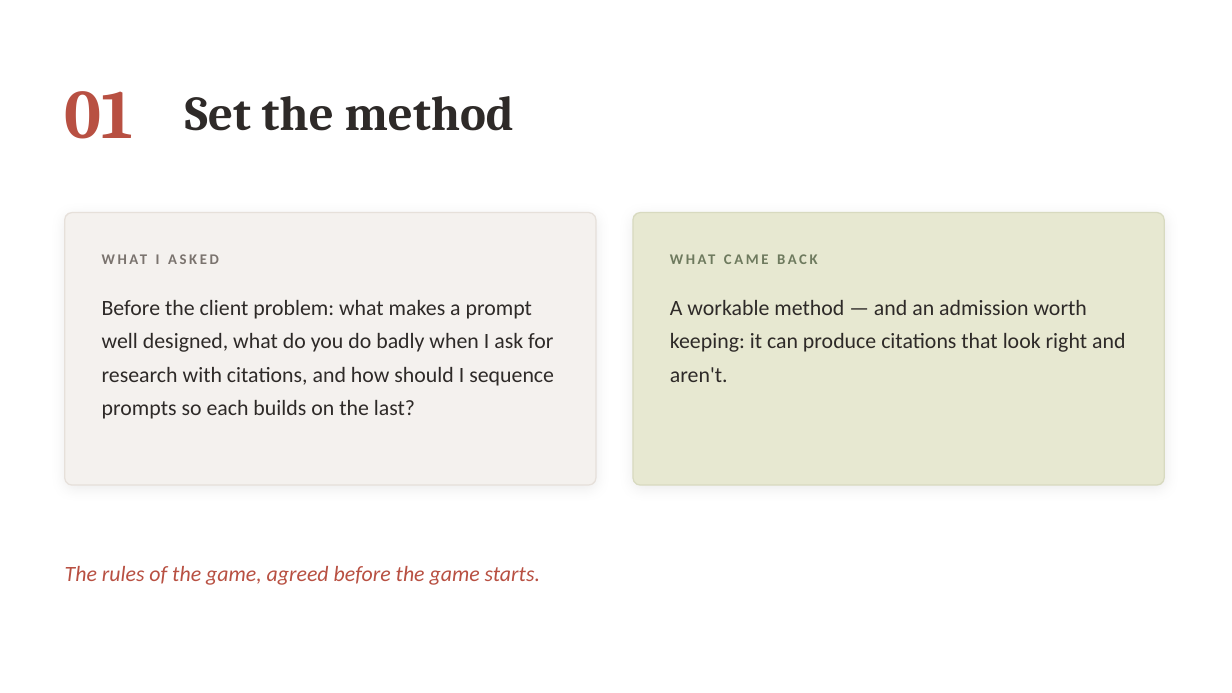
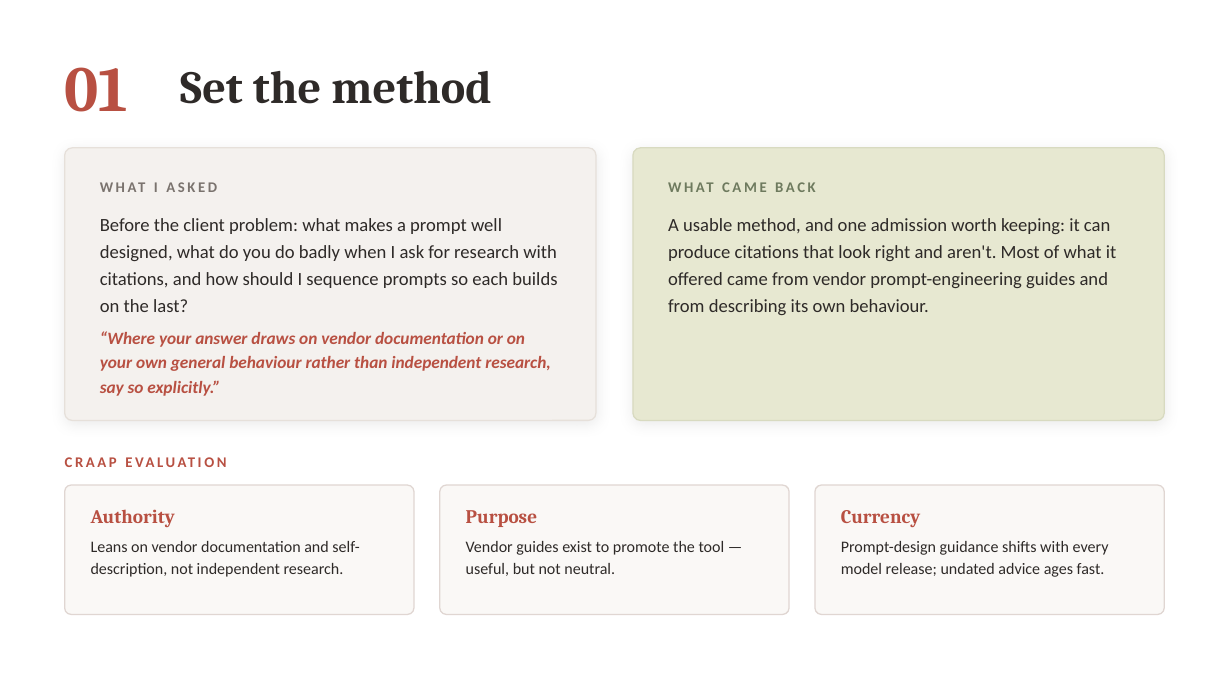
Before and after one commit to danielfrancogomez-wq/My-computer-claude-code, a slide deck: slide 5 of Followmont-Prompt-Chain.pptx (slide 4 before the commit). Drawn at 1232x693 pixels with LibreOffice and Linux fonts; fonts in the diff are those of the drawing. Boxes give left, top, right and bottom in pixels: in the first picture for what was removed or moved away, otherwise in the second. Text is boxed around its words. In the diff, an @@ line names an element or a change of style, - is before the commit and + after.

```diff
--- a/Followmont-Prompt-Chain.pptx
+++ b/Followmont-Prompt-Chain.pptx
@@ text "01": place and size @@
-text "01" at <box>65,91,134,139</box>
+text "01" at <box>65,67,129,112</box>
@@ text "01" at <box>65,67,129,112</box>: size 54 to 50 pt @@
@@ text "Set the method": place and size @@
-text "Set the method" at <box>185,96,514,131</box>
+text "Set the method" at <box>180,71,491,104</box>
@@ text "Set the method" at <box>180,71,491,104</box>: size 38 to 36 pt @@
@@ rounded rectangle: place and size @@
-rounded rectangle at <box>65,213,596,485</box>
+rounded rectangle at <box>65,148,596,421</box>
@@ rounded rectangle: place and size @@
-rounded rectangle at <box>633,213,1165,485</box>
+rounded rectangle at <box>633,148,1165,421</box>
@@ text "WHAT I ASKED": place and size @@
-text "WHAT I ASKED" at <box>156,254,160,264</box>
+text "WHAT I ASKED" at <box>154,182,158,192</box>
@@ text "WHAT CAME BACK": place and size @@
-text "WHAT CAME BACK" at <box>670,245,1128,273</box>
+text "WHAT CAME BACK" at <box>668,174,1129,200</box>
@@ text "Before the client problem: what ...": place and size @@
-text "Before the client problem: what ..." at <box>102,300,554,419</box>
+text "Before the client problem: what ..." at <box>100,218,557,312</box>
@@ text "Before the client problem: what ..." at <box>100,218,557,312</box>: size 17 to 14.5 pt; line spacing 26pt to 21pt @@
@@ text at <box>668,218,1117,315</box>: text changed; size 17 to 14.5 pt @@
-A workable method — and an admission worth keeping: it can produce citations that look right and aren't.
+A usable method, and one admission worth keeping: it can produce citations that look right and aren't. Most of what it offered came from vendor prompt-engineering guides and from describing its own behaviour.
@@ text added at <box>100,331,551,396</box>, 13.5 pt, text #B85042, bold, italic @@
+“Where your answer draws on vendor documentation or on your own general behaviour rather than independent research, say so explicitly.”
@@ text added at <box>65,448,619,476</box>, 11.5 pt, text #B85042, bold @@
+CRAAP EVALUATION
@@ rounded rectangle added at <box>65,485,414,615</box>, fill #FAF8F6, outline #E0D6D2 1 pt @@
@@ text added at <box>91,509,175,527</box>, 15 pt, text #B85042, bold @@
+Authority
@@ rounded rectangle added at <box>440,485,789,615</box>, fill #FAF8F6, outline #E0D6D2 1 pt @@
@@ rounded rectangle added at <box>815,485,1165,615</box>, fill #FAF8F6, outline #E0D6D2 1 pt @@
@@ text added at <box>466,510,537,527</box>, 15 pt, text #B85042, bold @@
+Purpose
@@ text added at <box>841,510,920,527</box>, 15 pt, text #B85042, bold @@
+Currency
@@ text removed at <box>65,566,540,585</box> @@
-The rules of the game, agreed before the game starts.
@@ text added at <box>91,541,359,577</box>, 12.5 pt, text #2E2A28 @@
+Leans on vendor documentation and self-description, not independent research.
@@ text added at <box>466,541,725,576</box>, 12.5 pt, text #2E2A28 @@
+Vendor guides exist to promote the tool — useful, but not neutral.
@@ text added at <box>841,541,1109,577</box>, 12.5 pt, text #2E2A28 @@
+Prompt-design guidance shifts with every model release; undated advice ages fast.
```
Also in this commit, not shown: 4 other slides changed, 6 slides added, 2 slides removed, 1 other file.
